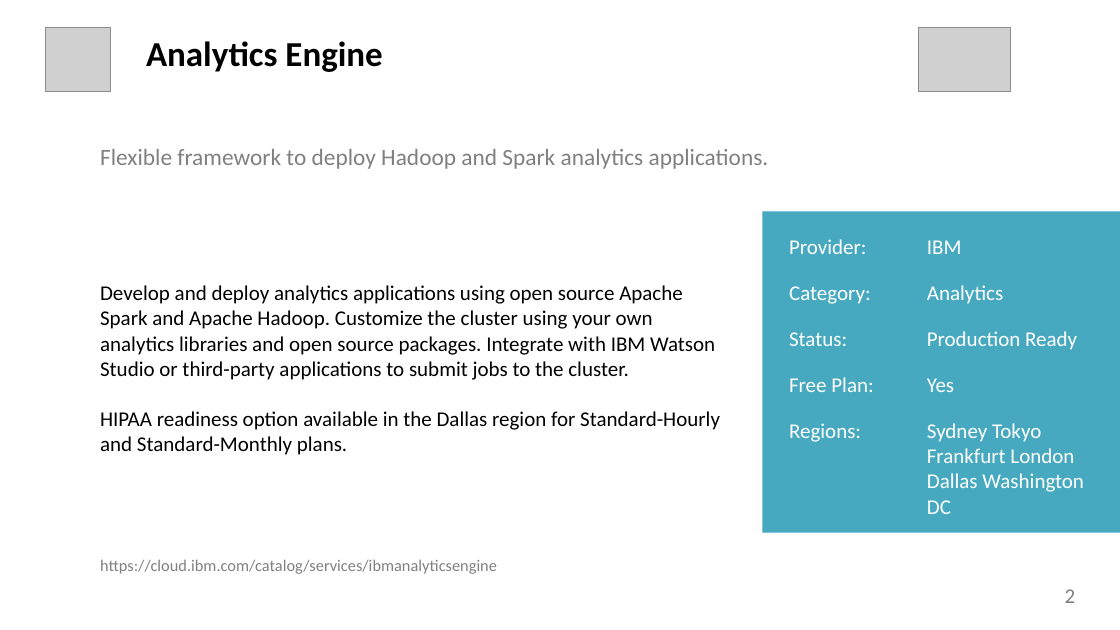
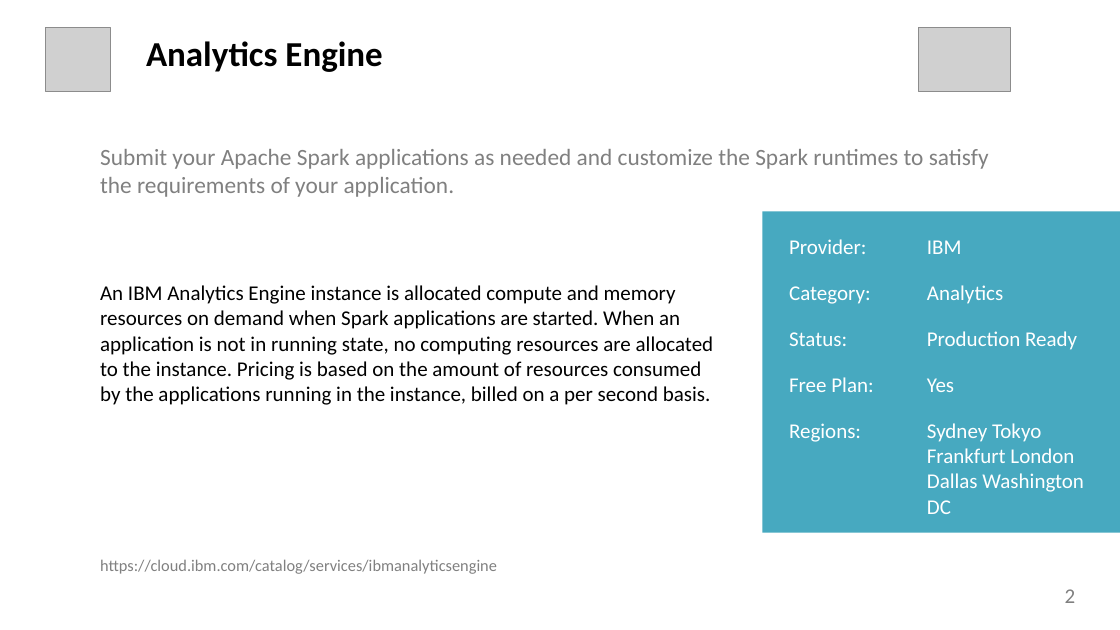
Before and after one commit to l2fprod/mycatalog, a slide deck: slide 2 of docs/generated/mycatalog.pptx. Drawn at 1120x630 pixels with LibreOffice and Linux fonts; fonts in the diff are those of the drawing; grey boxes stand for pictures. Boxes give left, top, right and bottom in pixels: in the first picture for what was removed or moved away, otherwise in the second. Text is boxed around its words. In the diff, an @@ line names an element or a change of style, - is before the commit and + after.

```diff
--- a/docs/generated/mycatalog.pptx
+++ b/docs/generated/mycatalog.pptx
@@ text at (100,149,989,197): text changed @@
-Flexible framework to deploy Hadoop and Spark analytics applications.
+Submit your Apache Spark applications as needed and customize the Spark runtimes to satisfy the requirements of your application.
@@ text at (100,285,714,405): text changed @@
-Develop and deploy analytics applications using open source Apache Spark and Apache Hadoop. Customize the cluster using your own analytics libraries and open source packages. Integrate with IBM Watson Studio or third-party applications to submit jobs to the cluster.
-HIPAA readiness option available in the Dallas region for Standard-Hourly and Standard-Monthly plans.
+An IBM Analytics Engine instance is allocated compute and memory resources on demand when Spark applications are started. When an application is not in running state, no computing resources are allocated to the instance. Pricing is based on the amount of resources consumed by the applications running in the instance, billed on a per second basis.
```
Also in this commit, not shown: 1 other slide changed, 9 other files.
